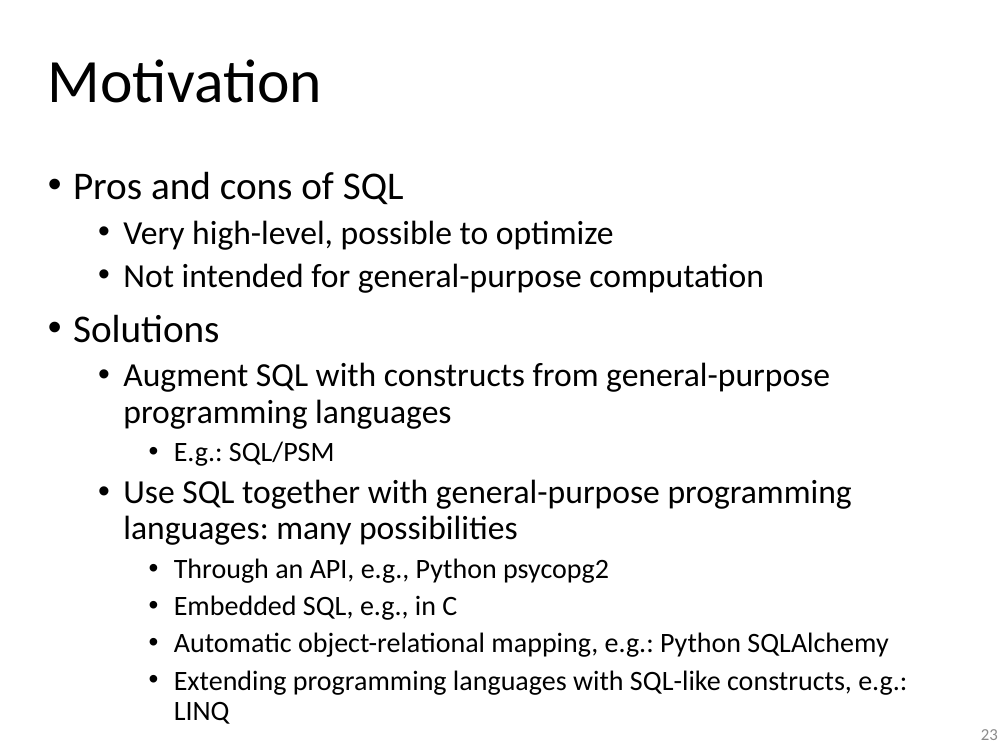
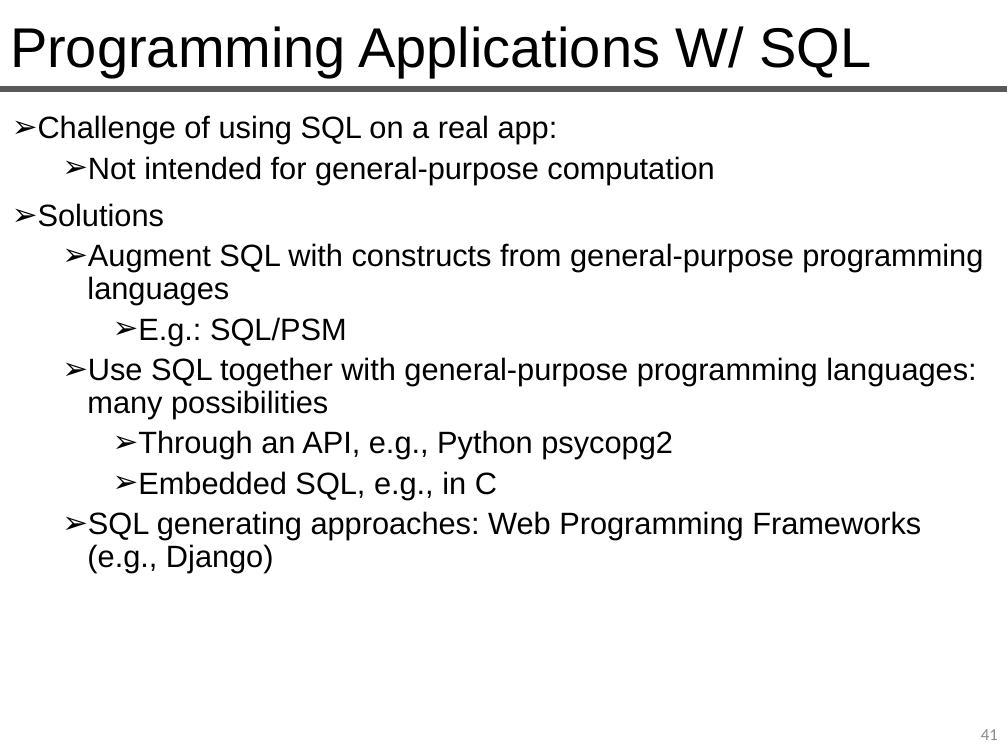
Before and after one commit to queryproc/slides, a slide deck: slide 41 of 06-sql-partIV-slides.pptx (slide 23 before the commit). Drawn at 1008x756 pixels with LibreOffice and Linux fonts; fonts in the diff are those of the drawing. Boxes give left, top, right and bottom in pixels: in the first picture for what was removed or moved away, otherwise in the second. Text is boxed around its words. In the diff, an @@ line names an element or a change of style, - is before the commit and + after.

```diff
--- a/06-sql-partIV-slides.pptx
+++ b/06-sql-partIV-slides.pptx
@@ title at (10, 26, 871, 77): text changed; size 44 to 40 pt; font Calibri to Arial @@
-Motivation
+Programming Applications W/ SQL
@@ line added from (0, 89) to (1007, 89), #595959 4.5 pt @@
@@ text "Challenge of using SQL on ...": place and size @@
-text "Challenge of using SQL on ..." at (73, 171, 907, 724)
+text "Challenge of using SQL on ..." at (38, 115, 983, 573)
@@ text at (38, 115, 558, 144): text changed; size 24 to 22 pt; font Calibri to Arial @@
-• Pros and cons of SQL
-  • Very high-level, possible to optimize
+➢ Challenge of using SQL on a real app:
@@ text at (38, 156, 983, 499): size 24 to 22 pt in "Not intended for general-purpose computation", "Augment SQL with constructs from general-purpose programming ...", "Use SQL together with general-purpose programming languages: ..."; font Calibri to Arial in "Not intended for general-purpose computation", "Solutions", "Augment SQL with constructs from general-purpose programming ...", "E.g.: SQL/PSM" and 3 more places; size 28 to 22 pt in "Solutions"; size 20 to 22 pt in "E.g.: SQL/PSM", "Through an API, e.g., Python psycopg2", "Embedded SQL, e.g., in C"; bullet • to ➢ @@
@@ text at (87, 511, 921, 573): text changed; size 20 to 22 pt; font Calibri to Arial @@
-    • Automatic object-relational mapping, e.g.: Python SQLAlchemy
-    • Extending programming languages with SQL-like constructs, e.g.: LINQ
+  ➢ SQL generating approaches: Web Programming Frameworks (e.g., Django)
@@ page number at (981, 729, 998, 740): text changed @@
-23
+41
```
Also in this commit, not shown: 15 other slides changed, 39 slides added, 28 slides removed, 1 other file.
